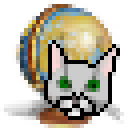
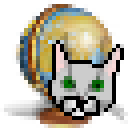
The second 128px x 128px image is a revision of the first. Changes to its layers:
painted on "PGE" over [28, 32, 128, 124]
